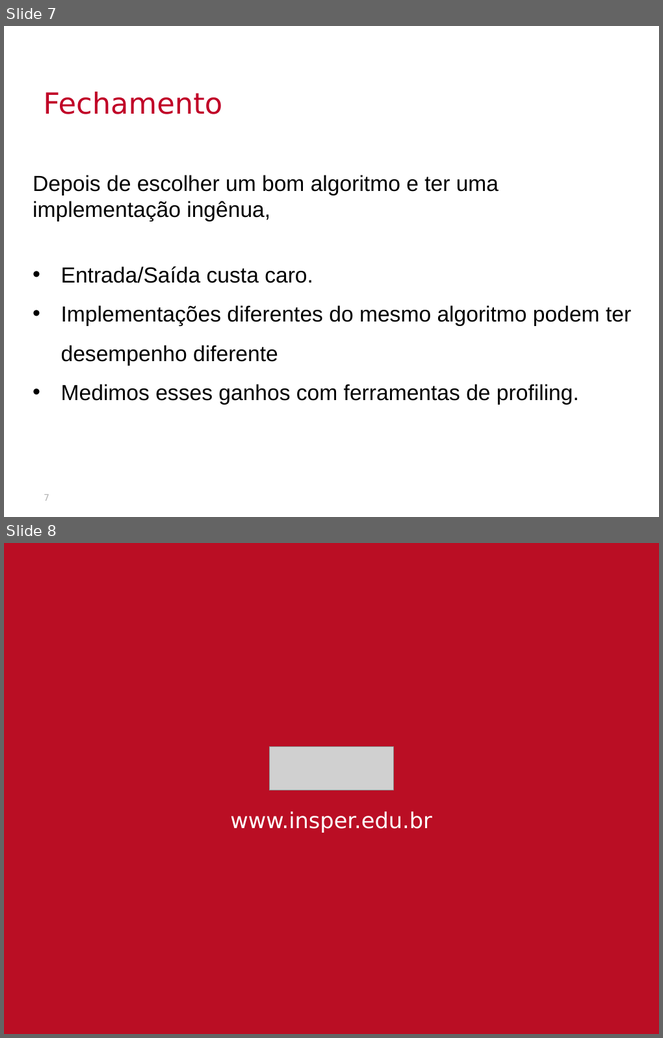
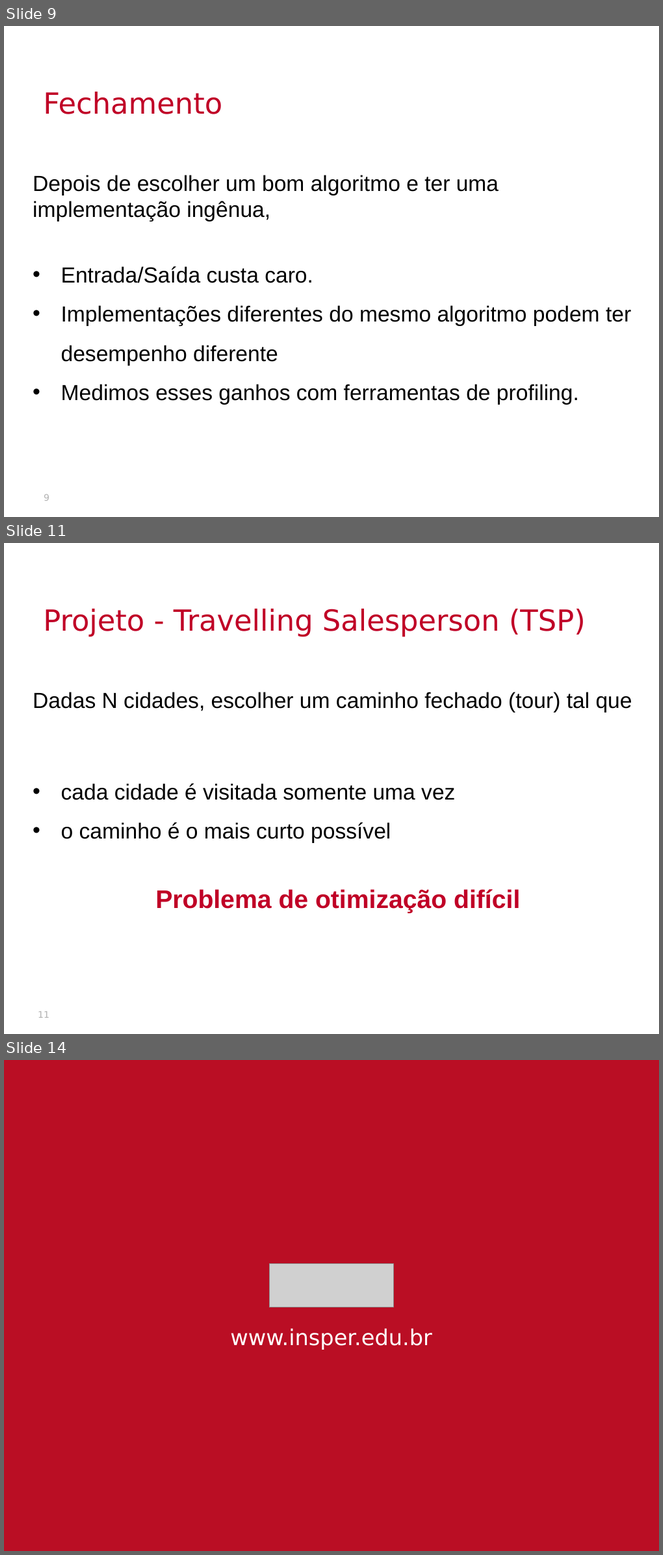
Before and after one commit to thalials/supercomp, a slide deck: aulas/03-profiling-e-projeto/slides.pptx. Shown one above the other, each under a label of ours: slides 7 and 8 before the commit, slides 9, 11 and 14 after it; the slides between them are not shown. The pictures are 663x1038 and 663x1555 pixels, drawn with LibreOffice and Linux fonts; fonts in the diff are those of the drawing; grey boxes stand for pictures; background and template pictures are left out. Boxes give left, top, right and bottom in pixels: in the first picture for what was removed or moved away, otherwise in the second. Text is boxed around its words. In the diff, an @@ line names an element or a change of style, - is before the commit and + after.

```diff
--- a/aulas/03-profiling-e-projeto/slides.pptx
+++ b/aulas/03-profiling-e-projeto/slides.pptx
@@ slide 11 added at bbox=[4, 543, 659, 1034], background picture (left out) @@
@@ text added at bbox=[43, 609, 586, 637], 32 pt, text #C00026 @@
+Projeto - Travelling Salesperson (TSP)
@@ text added at bbox=[33, 692, 633, 913], 24 pt, text #000000 @@
+Dadas N cidades, escolher um caminho fechado (tour) tal que
+• cada cidade é visitada somente uma vez
+• o caminho é o mais curto possível
+Problema de otimização difícil
@@ page number added at bbox=[38, 1012, 50, 1018], 10 pt, text #B2B2B2 @@
+11
@@ what was slide 7 is now slide 9 @@
@@ page number at bbox=[44, 495, 50, 501]: text changed @@
-7
+9
@@ what was slide 8 is now slide 14 @@
```
Also in this commit, not shown: 1 slide changed, 5 other slides added, 28 other files.
